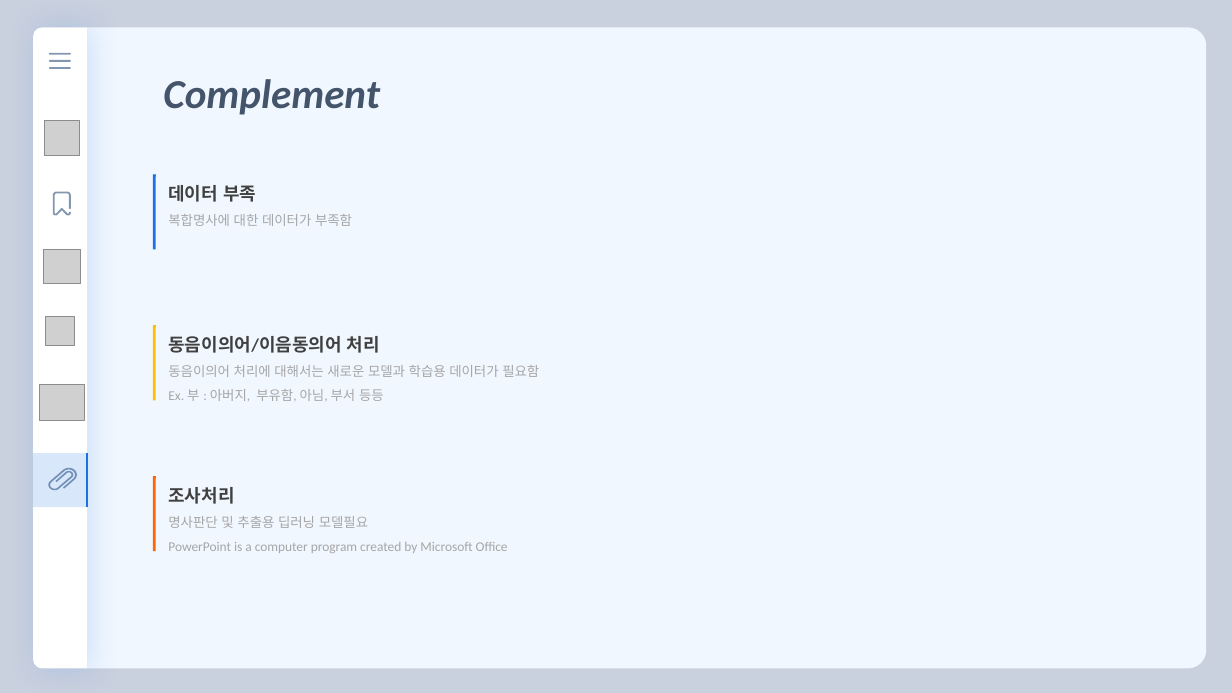
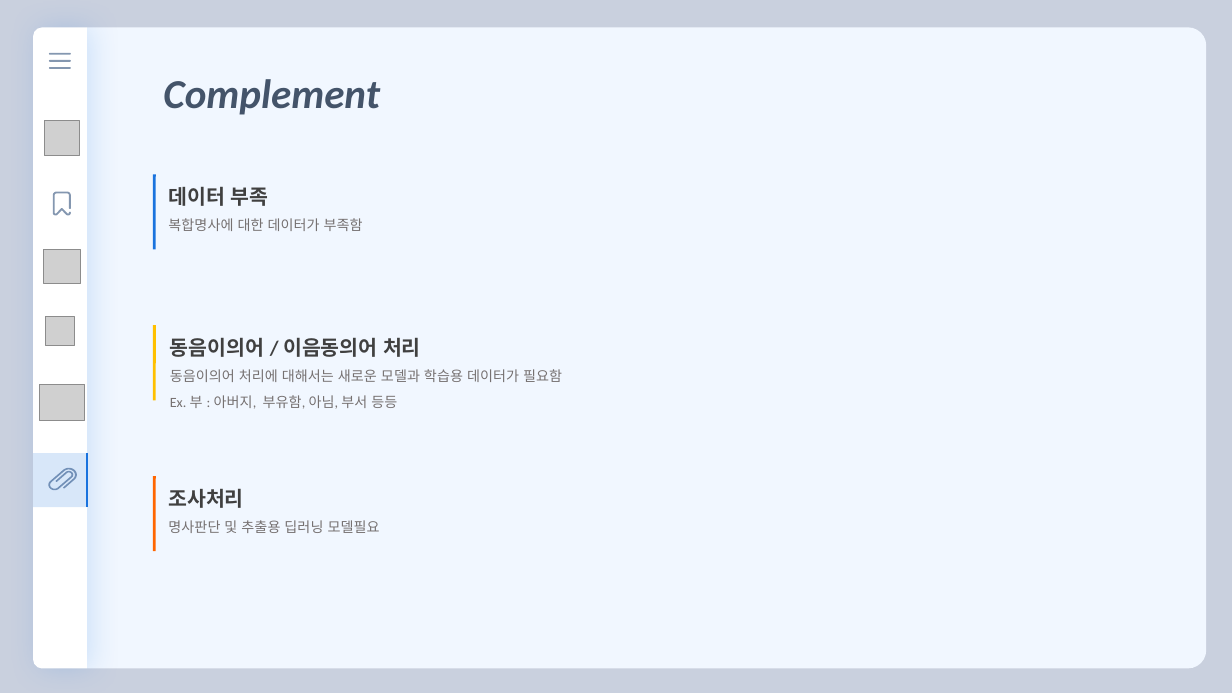
Before and after one commit to florentious/AutoGenerating_VariableName, a slide deck: slide 17 of Text/Presentation/presentation_ver0.2.pptm (slide 15 before the commit). Drawn at 1232x693 pixels with LibreOffice and Linux fonts; fonts in the diff are those of the drawing; grey boxes stand for pictures. Boxes give left, top, right and bottom in pixels: in the first picture for what was removed or moved away, otherwise in the second. Text is boxed around its words. In the diff, an @@ line names an element or a change of style, - is before the commit and + after.

```diff
--- a/Text/Presentation/presentation_ver0.2.pptm
+++ b/Text/Presentation/presentation_ver0.2.pptm
@@ text "데이터 부족" at [168,186,363,231]: size 14 to 16 pt in "데이터 부족"; size 10.5 to 11 pt, text colour #A6A6A6 to #767171 in "복합명사에 대한 데이터가 부족함" @@
@@ text at [170,337,421,357]: text changed; size 14 to 16 pt @@
-동음이의어/이음동의어 처리
+동음이의어 / 이음동의어 처리
@@ text at [170,369,562,409]: size 10.5 to 11 pt, text colour #A6A6A6 to #767171 in "동음이의어 처리에 대해서는 새로운 모델과 학습용 데이터가 ...", "Ex. 부 : 아버지, 부유함, 아님, 부서 ..." @@
@@ text "조사처리" at [168,488,380,533]: size 14 to 16 pt in "조사처리"; size 10.5 to 11 pt, text colour #A6A6A6 to #767171 in "명사판단 및 추출용 딥러닝 모델필요" @@
@@ text at [168,542,508,553]: paragraph removed @@
-PowerPoint is a computer program created by Microsoft Office
```
Also in this commit, not shown: 8 other slides changed, 8 slides added, 5 slides removed, 1 other file.
